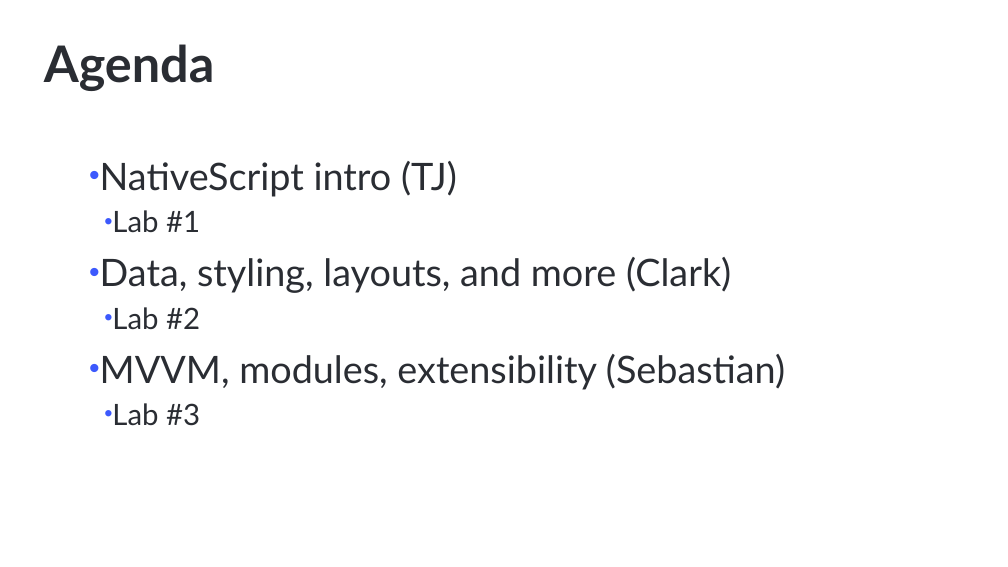
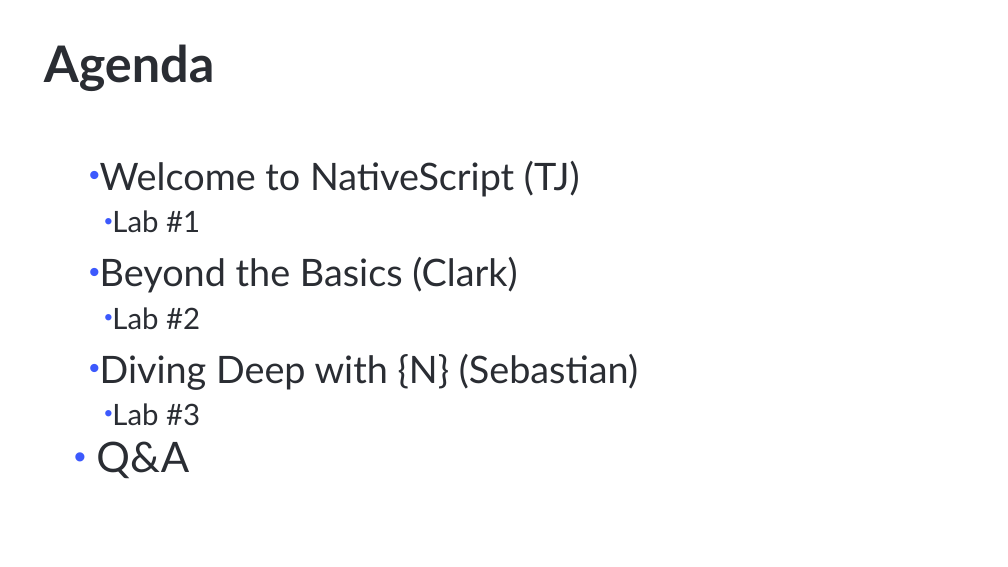
Before and after one commit to NativeScript/NativeScript-NEXT-Workshop, a slide deck: slide 3 of slides/1-Intro/intro.pptx. Drawn at 1008x567 pixels with LibreOffice and Linux fonts; fonts in the diff are those of the drawing; background and template pictures are left out. Boxes give left, top, right and bottom in pixels: in the first picture for what was removed or moved away, otherwise in the second. Text is boxed around its words. In the diff, an @@ line names an element or a change of style, - is before the commit and + after.

Commit message:
Updated slides

```diff
--- a/slides/1-Intro/intro.pptx
+++ b/slides/1-Intro/intro.pptx
@@ text at [100, 161, 580, 197]: text changed @@
-• NativeScript intro (TJ)
+• Welcome to NativeScript (TJ)
@@ text at [100, 257, 517, 293]: text changed @@
-• Data, styling, layouts, and more (Clark)
+• Beyond the Basics (Clark)
@@ text at [100, 354, 638, 390]: text changed @@
-• MVVM, modules, extensibility (Sebastian)
+• Diving Deep with {N} (Sebastian)
@@ text at [96, 441, 189, 479]: paragraph added @@
+  • Q&A
```
Also in this commit, not shown: 3 other slides changed, 11 slides added, 3 slides removed, 1 other file.
